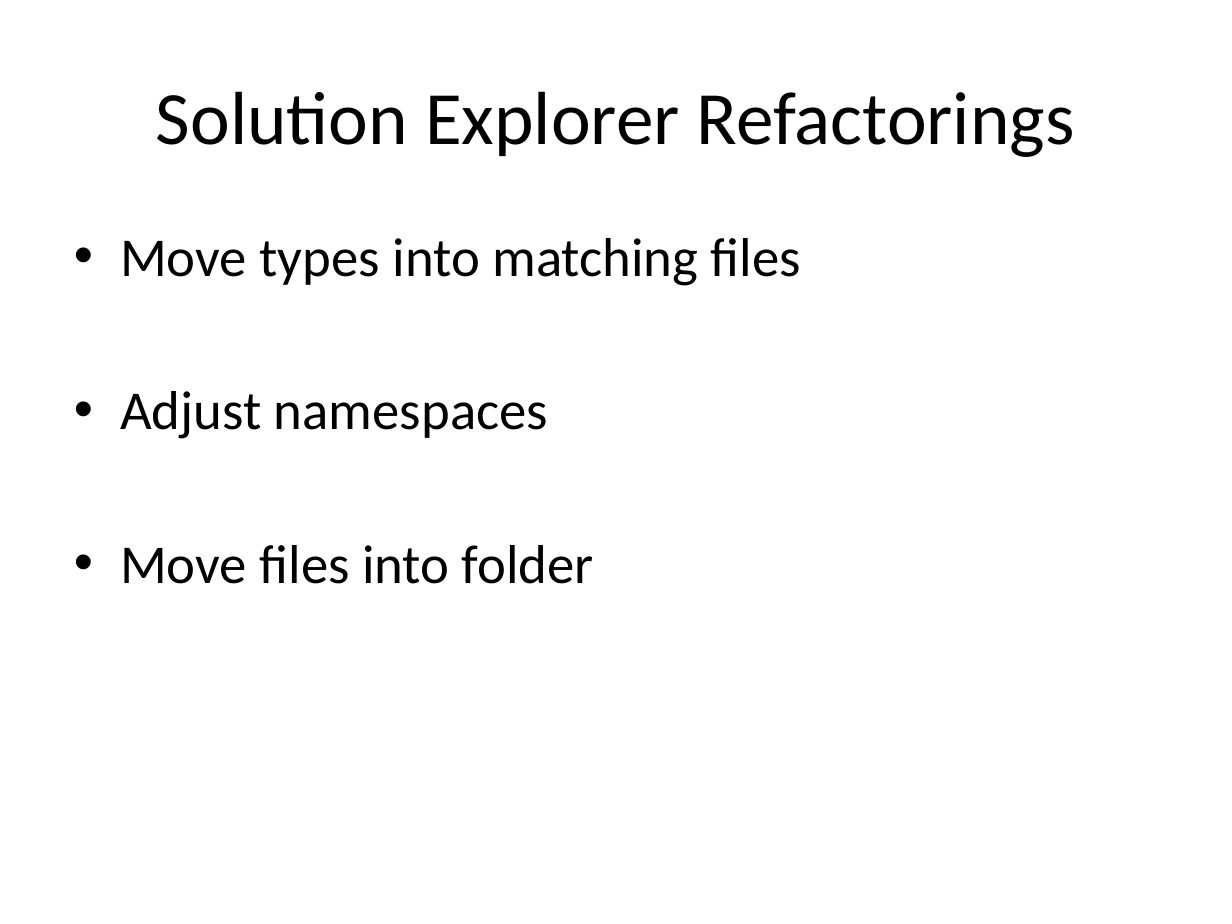
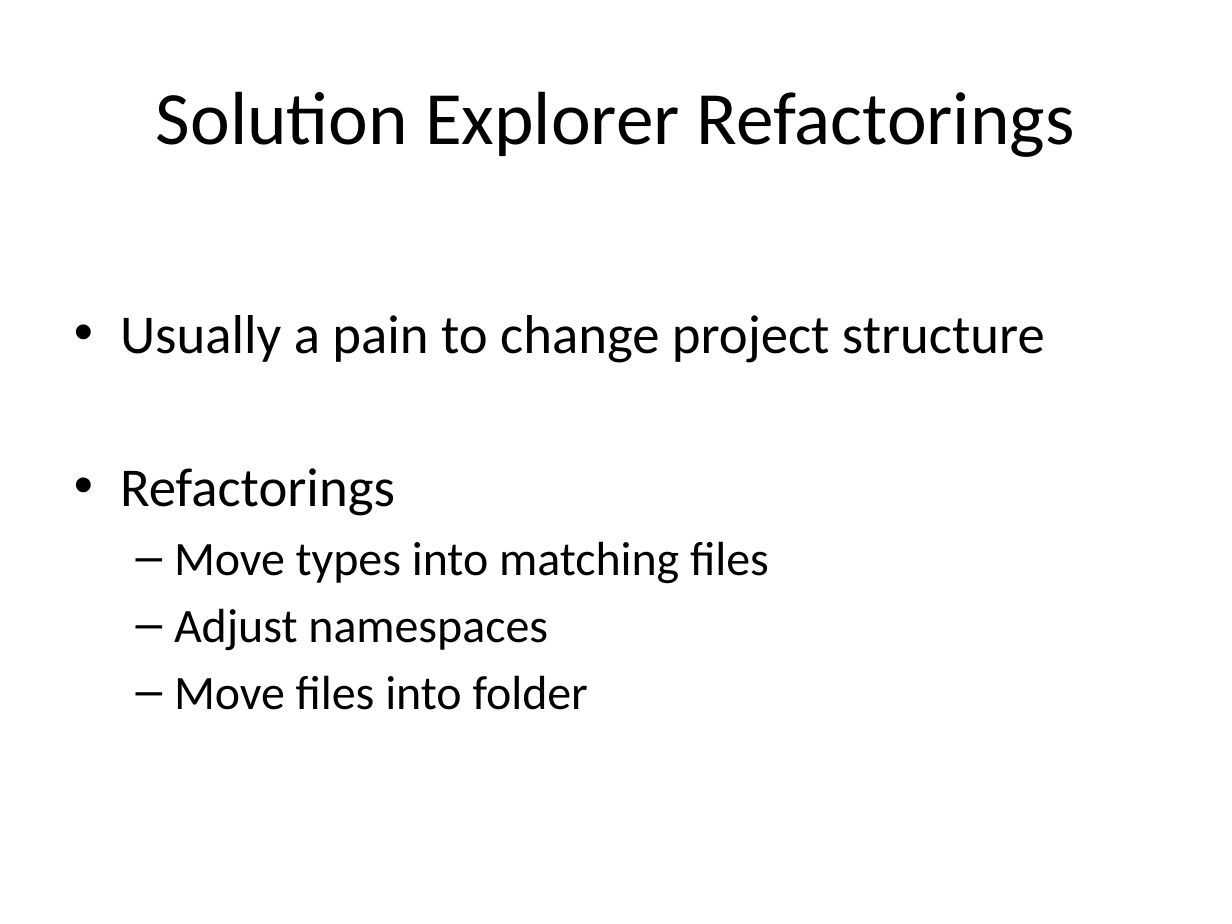
Before and after one commit to rasmuskl/ReSharperCourse, a slide deck: slide 29 of Presentations/2 - Exercises - ReSharper Course.pptx (slide 30 before the commit). Drawn at 1232x924 pixels with LibreOffice and Linux fonts; fonts in the diff are those of the drawing. Boxes give left, top, right and bottom in pixels: in the first picture for what was removed or moved away, otherwise in the second. Text is boxed around its words. In the diff, an @@ line names an element or a change of style, - is before the commit and + after.

```diff
--- a/Presentations/2 - Exercises - ReSharper Course.pptx
+++ b/Presentations/2 - Exercises - ReSharper Course.pptx
@@ text at <box>120,315,1045,516</box>: paragraphs added @@
+• Usually a pain to change project structure
+• Refactorings
@@ text at <box>174,541,769,710</box>: size 32 to 28 pt in "Move types into matching files", "Adjust namespaces", "Move files into folder"; bullet • to –; list level 1 to 2 in "Move types into matching files"; list level 1 to 2 in "Adjust namespaces"; list level 1 to 2 in "Move files into folder" @@
```
Also in this commit, not shown: 3 other slides changed, 2 slides added.
